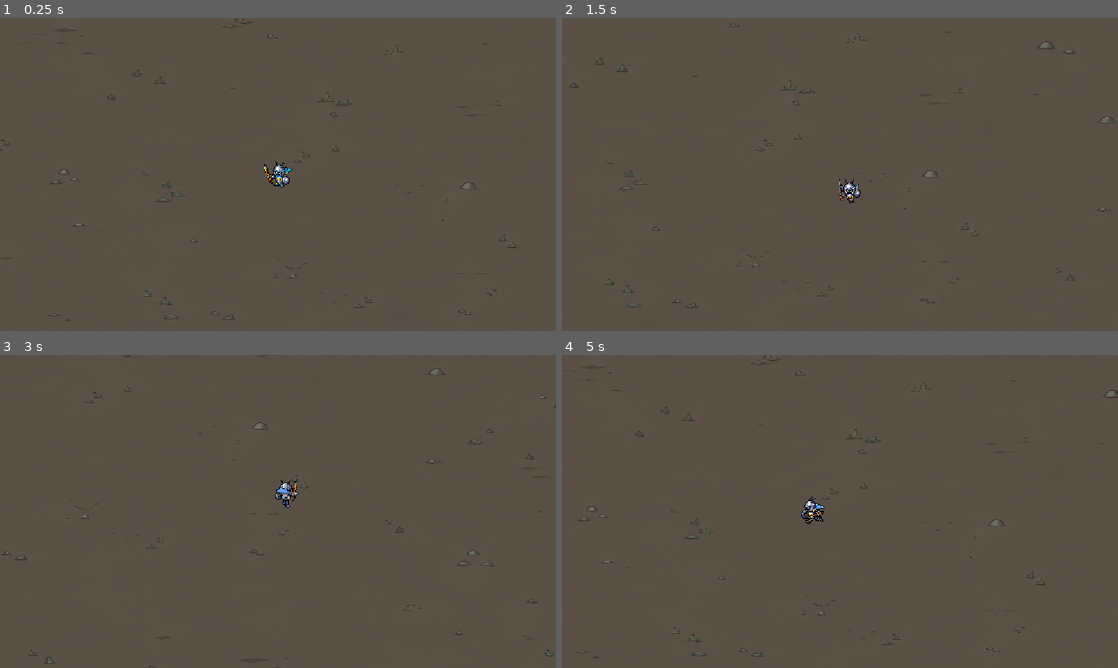
Above: before the commit, frames 1-4 (two rows, left to right).
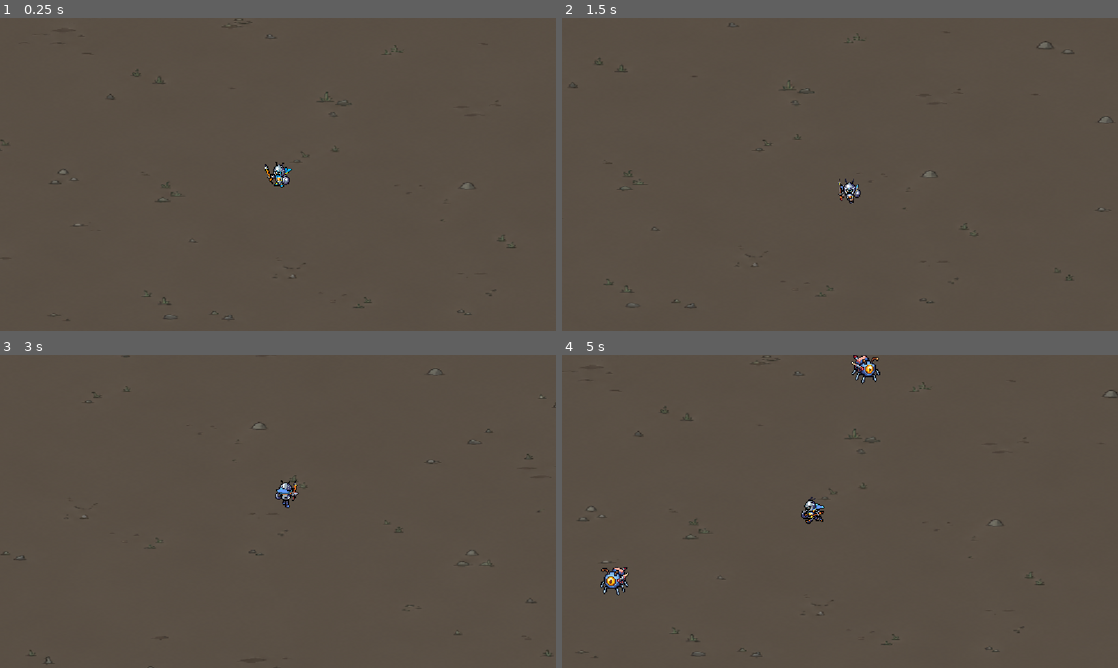
Above: after the commit, the same moments.

Repository: bonum119/TFG
Game: Godot game, scene res://Escenas/world.tscn
Same seed, same stepped clock (60 frames per second), same inputs: the game is played once before the commit and once after it.
Inputs:
- Up to frame 1 (0.25 s): no input
- Up to frame 2 (1.5 s): hold Right (ui_right) 0.53-1.28 s; hold Down (ui_down) from 1.28 s (still down)
- Up to frame 3 (3 s): release Down (ui_down) at 2.03 s; hold Right (ui_right) 2.03-2.78 s; hold Up (ui_up) from 2.78 s (still down)
- Up to frame 4 (5 s): release Up (ui_up) at 3.53 s; hold Left (ui_left) from 3.53 s (still down)

The runs differ from the first frame. In frame 1, less than 0.1% of the frame differs, in the area x 9-91%, y 5-96%; in frame 2, less than 0.1%; in frame 3, less than 0.1%; in frame 4, 0.6%, in the area x 3-100%, y 0-96%.

Commit message:
aparicion enemigos y seguimiento de personaje

Diff:
--- a/Escenas/enemy.tscn
+++ b/Escenas/enemy.tscn
@@ -7,10 +7,16 @@
 
 [node name="Enemigos" type="CharacterBody2D" unique_id=663518709]
 script = ExtResource("1_1gu25")
+speed = 30.0
+separation_radius = 32.0
+separation_strength = 5.0
+player_push_radius = 32.0
+player_push_strength = 5.0
 
 [node name="Sprite" type="Sprite2D" parent="." unique_id=290526884]
 texture_filter = 1
 texture = ExtResource("2_yj12m")
 
 [node name="Collision" type="CollisionShape2D" parent="." unique_id=571369078]
+visibility_layer = 4
 shape = SubResource("CircleShape2D_bjp5t")
--- a/Escenas/player.tscn
+++ b/Escenas/player.tscn
@@ -9,29 +9,40 @@
 
 [sub_resource type="GDScript" id="GDScript_oba5i"]
 script/source = "extends CharacterBody2D
-## Jugador top-down con 4 direcciones.
-## West = East espejado (flip_h).
+## Jugador top-down con 4 direcciones. West = East espejado (flip_h).
 
 @export var speed: float = 150.0
 
 @onready var sprite: AnimatedSprite2D = $Sprite
 @onready var camera: Camera2D = $Camera
 
+const HALF_SIZE := 8.0   # medio tamaño del jugador para no pisar el borde
+
 var last_direction: String = \"down\"  # \"down\", \"up\" o \"east\"
 var facing_west: bool = false
+var bounds := Rect2()
+var has_bounds := false
+
+
+func _ready() -> void:
+	add_to_group(\"player\")
+	motion_mode = MOTION_MODE_FLOATING
 
 
 func _physics_process(_delta: float) -> void:
-	# get_vector ya devuelve un vector normalizado (sin ventaja en diagonales)
 	var input_dir := Input.get_vector(\"ui_left\", \"ui_right\", \"ui_up\", \"ui_down\")
 	velocity = input_dir * speed
 	move_and_slide()
+	if has_bounds:
+		global_position = global_position.clamp(
+			bounds.position + Vector2(HALF_SIZE, HALF_SIZE),
+			bounds.end - Vector2(HALF_SIZE, HALF_SIZE)
+		)
 	_update_animation(input_dir)
 
 
 func _update_animation(dir: Vector2) -> void:
 	if dir != Vector2.ZERO:
-		# El eje dominante decide hacia dónde mira (en diagonal exacta gana el horizontal)
 		if absf(dir.x) >= absf(dir.y):
 			last_direction = \"east\"
 			facing_west = dir.x < 0.0
@@ -44,21 +55,20 @@
 
 
 func _play(state: String) -> void:
-	# El flip solo se aplica en horizontal; arriba/abajo siempre sin flip
 	sprite.flip_h = (last_direction == \"east\" and facing_west)
 	var anim := \"%s_%s\" % [state, last_direction]
 	if sprite.animation != anim or not sprite.is_playing():
 		sprite.play(anim)
 
 
-## Llamado desde World para fijar los límites de la cámara.
-func set_camera_limits(rect: Rect2i) -> void:
-	camera.limit_left = rect.position.x
-	camera.limit_top = rect.position.y
-	camera.limit_right = rect.end.x
-	camera.limit_bottom = rect.end.y
-
-
+## Límites del jugador y de la cámara (los llama World).
+func set_bounds(rect: Rect2) -> void:
+	bounds = rect
+	has_bounds = true
+	camera.limit_left = int(rect.position.x)
+	camera.limit_top = int(rect.position.y)
+	camera.limit_right = int(rect.end.x)
+	camera.limit_bottom = int(rect.end.y)
 "
 
 [sub_resource type="AtlasTexture" id="AtlasTexture_y717v"]
@@ -270,7 +280,7 @@
 [sub_resource type="RectangleShape2D" id="RectangleShape2D_qfbmi"]
 size = Vector2(26, 25)
 
-[node name="CharacterBody2D" type="CharacterBody2D" unique_id=407511737]
+[node name="Player" type="CharacterBody2D" unique_id=407511737]
 script = SubResource("GDScript_oba5i")
 
 [node name="Sprite" type="AnimatedSprite2D" parent="." unique_id=806499351]
@@ -279,6 +289,7 @@
 animation = &"idle_down"
 
 [node name="CollisionShape2D" type="CollisionShape2D" parent="." unique_id=793652565]
+visibility_layer = 2
 shape = SubResource("RectangleShape2D_qfbmi")
 
 [node name="Camera" type="Camera2D" parent="." unique_id=111746707]
--- a/Scripts/enemy.gd
+++ b/Scripts/enemy.gd
@@ -1,24 +1,55 @@
 extends CharacterBody2D
-## Enemigo básico: persigue al jugador en línea recta.
+## Enemigo: persigue al jugador, se separa de otros enemigos
+## y es desplazado por el jugador al atravesarlo.
 
 @export var speed: float = 60.0
+@export var separation_radius: float = 24.0    # distancia mínima deseada entre enemigos
+@export var separation_strength: float = 1.0   # fuerza de repulsión entre enemigos
+@export var player_push_radius: float = 22.0   # zona en la que el jugador empuja
+@export var player_push_strength: float = 2.5  # fuerza del empuje del jugador
 
-@onready var sprite = $Sprite
+@onready var sprite: Sprite2D = $Sprite
 
-var player: Node2D
+var player: Node2D   # lo asigna World al hacer spawn
 
 
 func _ready() -> void:
 	add_to_group("enemy")
-	player = get_tree().get_first_node_in_group("player")
+	motion_mode = MOTION_MODE_FLOATING   # modo correcto para top-down
+	if player == null:
+		player = get_tree().get_first_node_in_group("player")
 
 
 func _physics_process(_delta: float) -> void:
 	if not is_instance_valid(player):
 		return
-	var dir := global_position.direction_to(player.global_position)
-	velocity = dir * speed
+
+	var to_player := player.global_position - global_position
+	var dist := to_player.length()
+	var dir := to_player / dist if dist > 0.001 else Vector2.ZERO
+
+	# 1) Perseguir al jugador (se detiene si ya está "encima" para no temblar)
+	var steer := dir
+	if dist < player_push_radius:
+		steer = Vector2.ZERO
+
+	# 2) Separación respecto a otros enemigos
+	var push := Vector2.ZERO
+	for other in get_tree().get_nodes_in_group("enemy"):
+		if other == self:
+			continue
+		var offset: Vector2 = global_position - other.global_position
+		var d := offset.length()
+		if d > 0.001 and d < separation_radius:
+			push += (offset / d) * (1.0 - d / separation_radius) * separation_strength
+
+	# 3) El jugador empuja a los enemigos que atraviesa
+	if dist < player_push_radius and dist > 0.001:
+		push += -dir * (1.0 - dist / player_push_radius) * player_push_strength
+
+	velocity = (steer + push) * speed
+	velocity = velocity.limit_length(speed * 2.0)
 	move_and_slide()
-	# Mira hacia el jugador (asume que el sprite original mira a la derecha)
+
 	if absf(dir.x) > 0.01:
 		sprite.flip_h = dir.x < 0.0
--- a/Scripts/world.gd
+++ b/Scripts/world.gd
@@ -1,8 +1,9 @@
 extends Node2D
-## Mapa finito basado en Background.png, con muros, límites de cámara y spawner.
+## Mapa finito basado en Background.png: muros, límites, jugador centrado y spawner.
 
 const WALL_THICKNESS := 32.0
-const SPAWN_MARGIN := 60.0
+const SPAWN_MARGIN := 80.0   # distancia extra fuera de la pantalla
+const EDGE_PADDING := 16.0   # los enemigos no aparecen pegados al borde
 
 @export var enemy_scene: PackedScene
 @export var spawn_interval: float = 1.0
@@ -12,14 +13,20 @@
 @onready var walls: StaticBody2D = $Walls
 @onready var player = $Player
 
-var map_size := Vector2i(1280, 720)
+var map_rect := Rect2(0, 0, 1280, 720)
 
 
 func _ready() -> void:
+	# Rectángulo real del fondo, aunque tenga Centered u Offset
 	if background.texture:
-		map_size = Vector2i(background.texture.get_size())
+		var r := background.get_rect()
+		map_rect = Rect2(
+			background.global_position + r.position * background.global_scale,
+			r.size * background.global_scale
+		)
 	_create_walls()
-	player.set_camera_limits(Rect2i(Vector2i.ZERO, map_size))
+	player.global_position = map_rect.get_center()
+	player.set_bounds(map_rect)
 	_create_spawn_timer()
 
 
@@ -37,29 +44,43 @@
 	if get_tree().get_nodes_in_group("enemy").size() >= max_enemies:
 		return
 	var enemy := enemy_scene.instantiate()
+	enemy.player = player            # referencia directa al jugador
 	enemy.position = _random_spawn_position()
 	add_child(enemy)
 
 
-## Posición en un círculo justo fuera de la pantalla, alrededor del jugador,
-## limitada al interior del mapa.
+## Busca un punto fuera de la pantalla pero dentro del mapa.
 func _random_spawn_position() -> Vector2:
 	var radius := get_viewport_rect().size.length() / 2.0 + SPAWN_MARGIN
-	var pos: Vector2 = player.global_position + Vector2.from_angle(randf() * TAU) * radius
-	pos.x = clampf(pos.x, 0.0, float(map_size.x))
-	pos.y = clampf(pos.y, 0.0, float(map_size.y))
-	return pos
+	var inner := map_rect.grow(-EDGE_PADDING)
+	# 1) Intenta un punto en círculo alrededor del jugador que caiga dentro del mapa
+	for i in 12:
+		var pos: Vector2 = player.global_position + Vector2.from_angle(randf() * TAU) * radius
+		if inner.has_point(pos):
+			return pos
+	# 2) Si el jugador está en una esquina, cualquier punto lejano dentro del mapa
+	for i in 12:
+		var pos := Vector2(
+			randf_range(inner.position.x, inner.end.x),
+			randf_range(inner.position.y, inner.end.y)
+		)
+		if pos.distance_to(player.global_position) > 250.0:
+			return pos
+	return inner.get_center()
 
 
+## Cuatro muros fuera del rectángulo del mapa (el nodo Walls debe estar en 0,0).
 func _create_walls() -> void:
-	var w := float(map_size.x)
-	var h := float(map_size.y)
 	var t := WALL_THICKNESS
+	var x := map_rect.position.x
+	var y := map_rect.position.y
+	var w := map_rect.size.x
+	var h := map_rect.size.y
 	var defs := [
-		[Vector2(w / 2.0, -t / 2.0), Vector2(w + t * 2.0, t)],
-		[Vector2(w / 2.0, h + t / 2.0), Vector2(w + t * 2.0, t)],
-		[Vector2(-t / 2.0, h / 2.0), Vector2(t, h + t * 2.0)],
-		[Vector2(w + t / 2.0, h / 2.0), Vector2(t, h + t * 2.0)],
+		[Vector2(x + w / 2.0, y - t / 2.0), Vector2(w + t * 2.0, t)],      # arriba
+		[Vector2(x + w / 2.0, y + h + t / 2.0), Vector2(w + t * 2.0, t)],  # abajo
+		[Vector2(x - t / 2.0, y + h / 2.0), Vector2(t, h + t * 2.0)],      # izquierda
+		[Vector2(x + w + t / 2.0, y + h / 2.0), Vector2(t, h + t * 2.0)],  # derecha
 	]
 	for d in defs:
 		var shape := RectangleShape2D.new()
--- a/project.godot
+++ b/project.godot
@@ -17,6 +17,7 @@
 
 [display]
 
+window/size/mode=1
 window/stretch/mode="canvas_items"
 window/stretch/aspect="expand"
 
